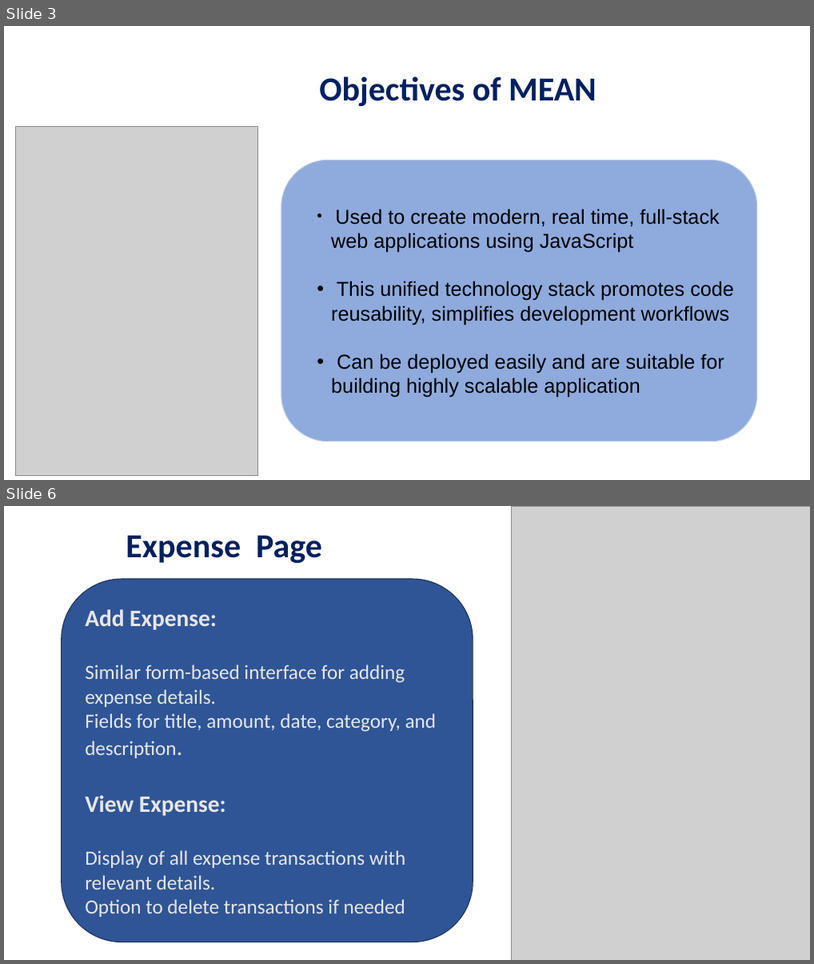
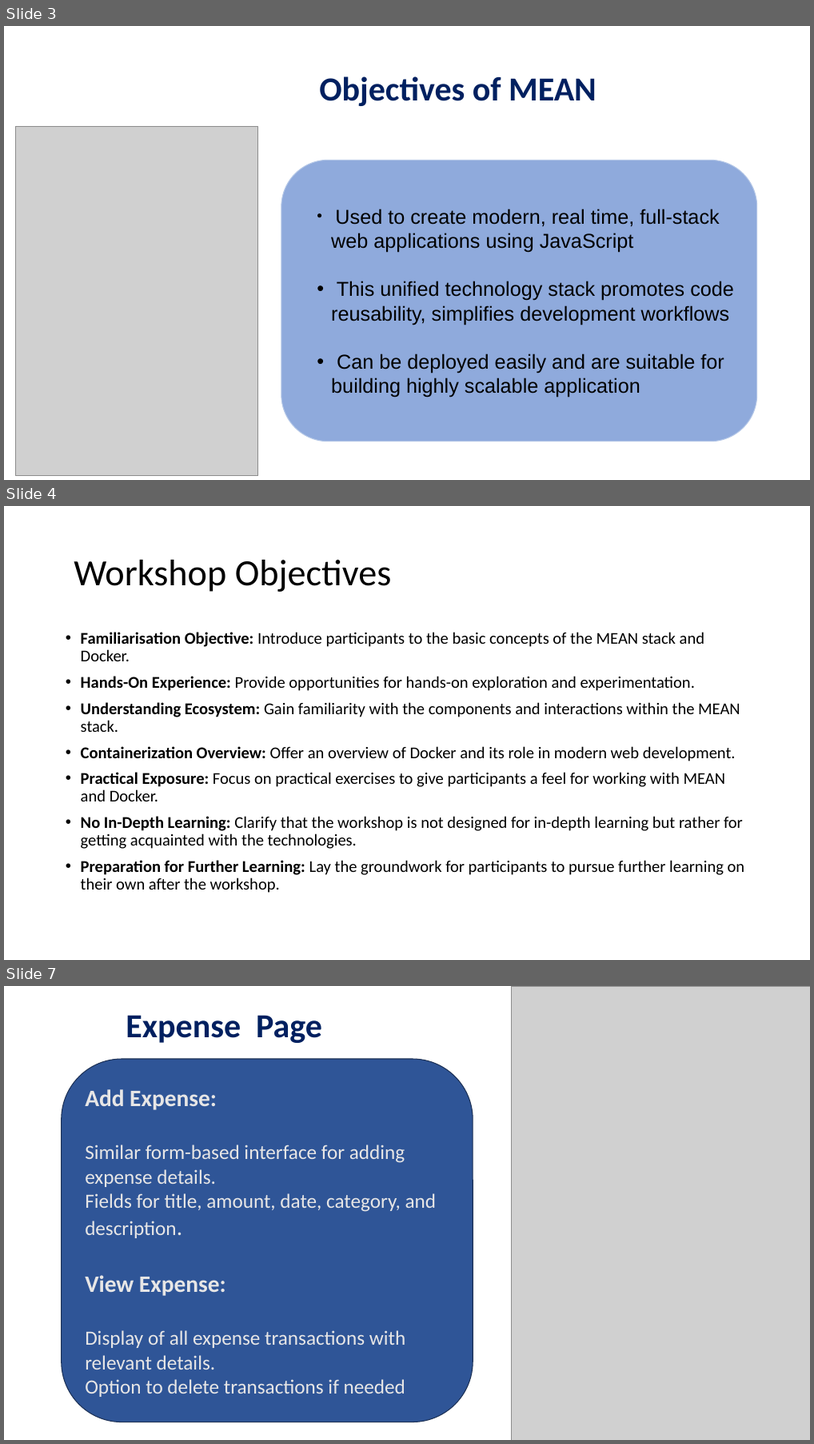
Before and after one commit to AitrichAcademyMeanStack/personal-finance-manager-workshop-ppts, a slide deck: WORKSHOP_INTRO/mean-finance-manager-workshop-intro.pptx. Shown one above the other, each under a label of ours: slides 3 and 6 before the commit, slides 3, 4 and 7 after it; the slides between them are not shown. The pictures are 814x964 and 814x1444 pixels, drawn with LibreOffice and Linux fonts; fonts in the diff are those of the drawing; grey boxes stand for pictures. Boxes give left, top, right and bottom in pixels: in the first picture for what was removed or moved away, otherwise in the second. Text is boxed around its words. In the diff, an @@ line names an element or a change of style, - is before the commit and + after.

Commit message:
MEAN Stack conclusion presentation added and made some changes in other presentations

```diff
--- a/WORKSHOP_INTRO/mean-finance-manager-workshop-intro.pptx
+++ b/WORKSHOP_INTRO/mean-finance-manager-workshop-intro.pptx
@@ slide 4 added at <box>4,506,810,960</box>, background #FFFFFF @@
@@ title added at <box>74,560,392,592</box>, 44 pt, text #000000 @@
+Workshop Objectives
@@ text added at <box>81,632,746,892</box>, 19.6 pt, text #000000 @@
+• Familiarisation Objective: Introduce participants to the basic concepts of the MEAN stack and Docker.
+• Hands-On Experience: Provide opportunities for hands-on exploration and experimentation.
+• Understanding Ecosystem: Gain familiarity with the components and interactions within the MEAN stack.
+• Containerization Overview: Offer an overview of Docker and its role in modern web development.
+• Practical Exposure: Focus on practical exercises to give participants a feel for working with MEAN and Docker.
+• No In-Depth Learning: Clarify that the workshop is not designed for in-depth learning but rather for getting acquainted with the technologies.
+• Preparation for Further Learning: Lay the groundwork for participants to pursue further learning on their own after the workshop.
@@ what was slide 6 is now slide 7 @@
```
Also in this commit, not shown: 3 slides changed, 3 other slides added, 4 slides removed, 4 other files.
